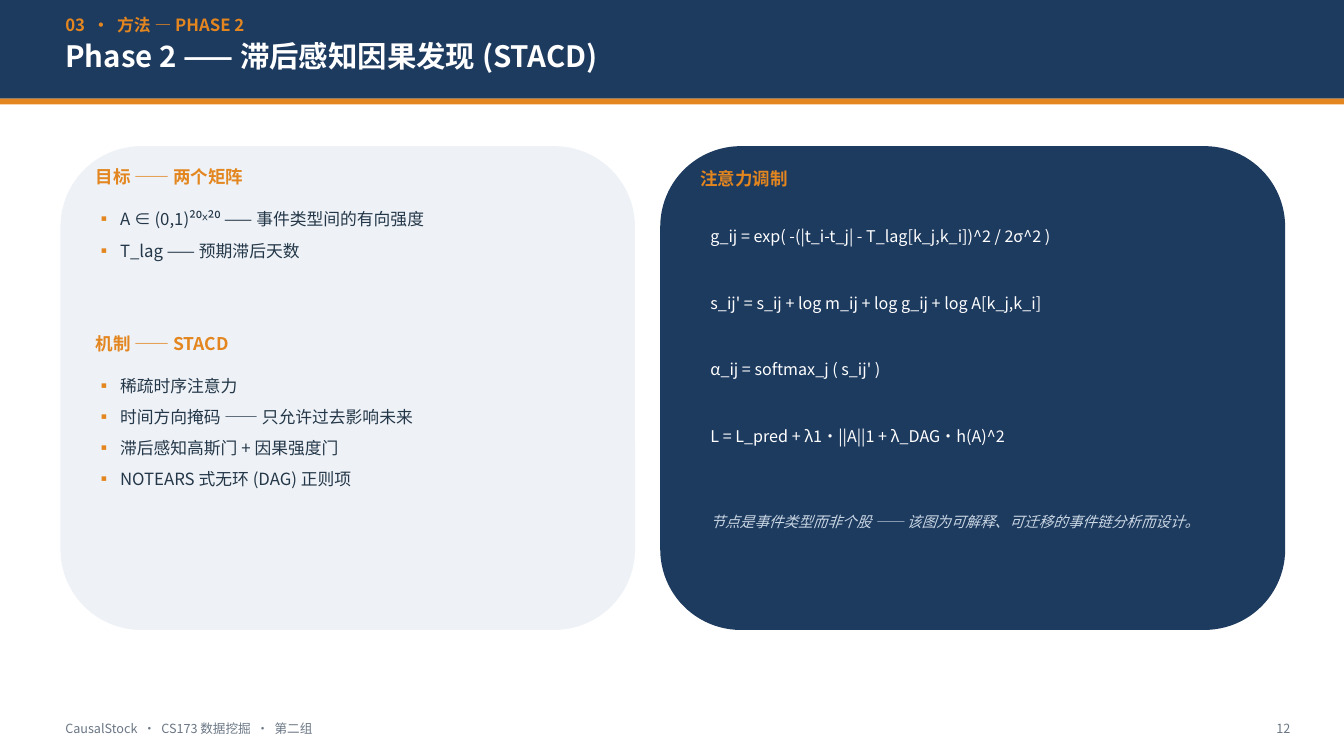
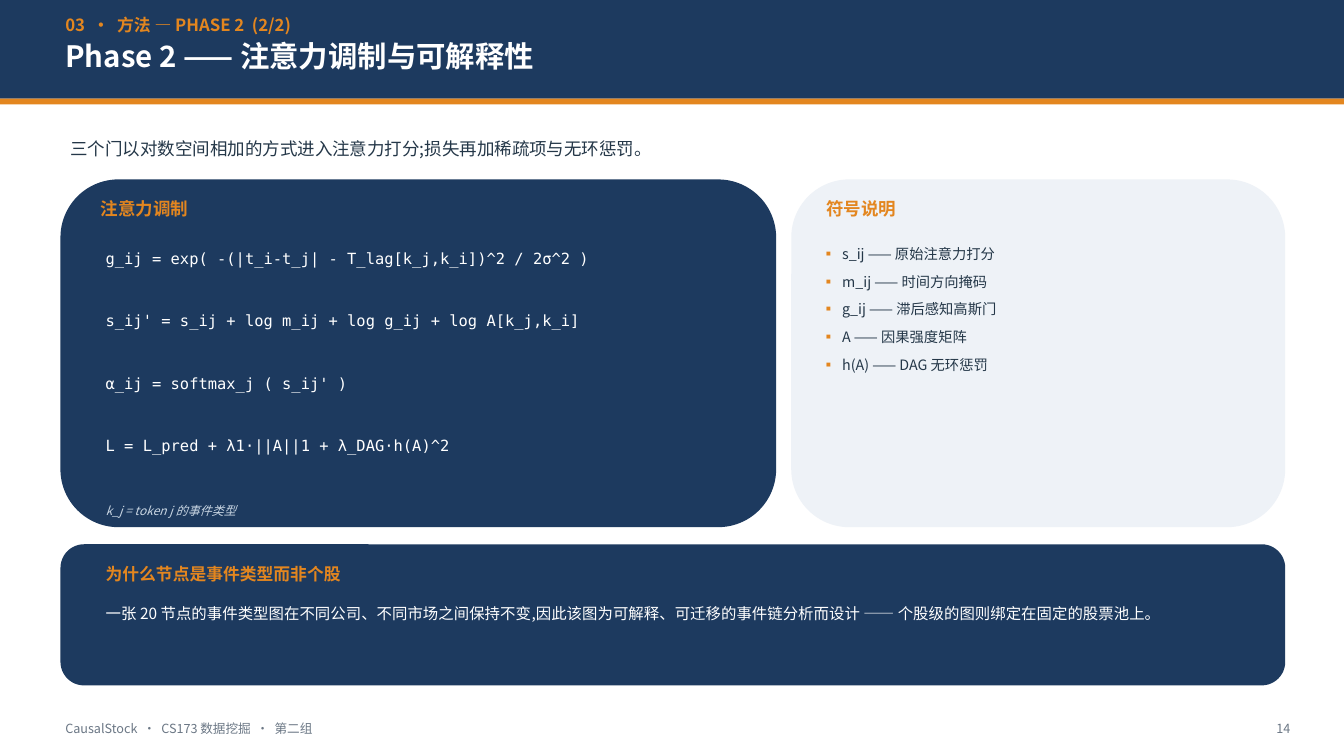
Before and after one commit to LovelyC-kx/dddmmm, a slide deck: slide 14 of DirectionA/docs/final-deck/CausalStock_CS173_Final_ZH.pptx (slide 12 before the commit). Drawn at 1344x756 pixels with LibreOffice and Linux fonts; fonts in the diff are those of the drawing. Boxes give left, top, right and bottom in pixels: in the first picture for what was removed or moved away, otherwise in the second. Text is boxed around its words. In the diff, an @@ line names an element or a change of style, - is before the commit and + after.

```diff
--- a/DirectionA/docs/final-deck/CausalStock_CS173_Final_ZH.pptx
+++ b/DirectionA/docs/final-deck/CausalStock_CS173_Final_ZH.pptx
@@ text at [65,16,291,35]: text changed @@
-03 · 方法 — PHASE 2
+03 · 方法 — PHASE 2 (2/2)
@@ text at [65,41,534,70]: text changed @@
-Phase 2 —— 滞后感知因果发现 (STACD)
+Phase 2 —— 注意力调制与可解释性
@@ text added at [70,140,651,158], 12.5 pt, text #243748 @@
+三个门以对数空间相加的方式进入注意力打分;损失再加稀疏项与无环惩罚。
@@ rounded rectangle: place and size @@
-rounded rectangle at [60,146,635,630]
+rounded rectangle at [60,179,776,527]
@@ rounded rectangle at [60,179,776,527]: fill #EEF2F7 to #1D3A5F @@
@@ text removed at [96,168,243,185] @@
-目标 —— 两个矩阵
@@ rounded rectangle: place and size @@
-rounded rectangle at [660,146,1286,630]
+rounded rectangle at [791,179,1286,527]
@@ rounded rectangle at [791,179,1286,527]: fill #1D3A5F to #EEF2F7 @@
@@ text "注意力调制": place and size @@
-text "注意力调制" at [700,170,787,187]
+text "注意力调制" at [101,200,188,217]
@@ text added at [826,200,896,217], 12.5 pt, text #E3861F, bold @@
+符号说明
@@ text removed at [120,210,424,261] @@
-▪ A ∈ (0,1)²⁰ˣ²⁰ —— 事件类型间的有向强度
-▪ T_lag —— 预期滞后天数
@@ size 11.5 to 11 pt, font Noto Sans CJK SC to DejaVu Sans Mono in 4 elements at [106,439,450,455], [106,377,328,393], [106,314,580,330], [106,252,570,268] @@
@@ text "g_ij = exp( -(|t_i-t_j| - ...": place and size @@
-text "g_ij = exp( -(|t_i-t_j| - ..." at [710,228,1042,247]
+text "g_ij = exp( -(|t_i-t_j| - ..." at [106,252,570,268]
@@ text added at [842,247,996,373], 10.2 pt, text #243748 @@
+▪ s_ij —— 原始注意力打分
+▪ m_ij —— 时间方向掩码
+▪ g_ij —— 滞后感知高斯门
+▪ A —— 因果强度矩阵
+▪ h(A) —— DAG 无环惩罚
@@ text "s_ij' = s_ij + log ...": place and size @@
-text "s_ij' = s_ij + log ..." at [710,296,1041,313]
+text "s_ij' = s_ij + log ..." at [106,314,580,330]
@@ text removed at [96,335,229,352] @@
-机制 —— STACD
@@ text "α_ij = softmax_j ( s_ij' ...": place and size @@
-text "α_ij = softmax_j ( s_ij' ..." at [710,362,871,379]
+text "α_ij = softmax_j ( s_ij' ..." at [106,377,328,393]
@@ text removed at [120,378,413,488] @@
-▪ 稀疏时序注意力
-▪ 时间方向掩码 —— 只允许过去影响未来
-▪ 滞后感知高斯门 + 因果强度门
-▪ NOTEARS 式无环 (DAG) 正则项
@@ text "L = L_pred + λ1·||A||1 ...": place and size @@
-text "L = L_pred + λ1·||A||1 ..." at [710,428,1005,447]
+text "L = L_pred + λ1·||A||1 ..." at [106,439,450,455]
@@ text added at [106,505,236,518], 8.6 pt, text #C9D6E3, italic @@
+k_j = token j 的事件类型
@@ rounded rectangle added at [60,544,1286,686], fill #1D3A5F @@
@@ text at [106,565,341,582]: text changed; size 10.5 to 12 pt; text colour #C9D6E3 to #E3861F; bold on; italic off @@
-节点是事件类型而非个股 —— 该图为可解释、可迁移的事件链分析而设计。
+为什么节点是事件类型而非个股
@@ text added at [106,606,1160,622], 11 pt, text #FFFFFF @@
+一张 20 节点的事件类型图在不同公司、不同市场之间保持不变,因此该图为可解释、可迁移的事件链分析而设计 —— 个股级的图则绑定在固定的股票池上。
@@ text at [1276,724,1290,733]: text changed @@
-12
+14
```
Also in this commit, not shown: 9 other slides changed, 5 slides added, 2 slides removed, 4 other files.
